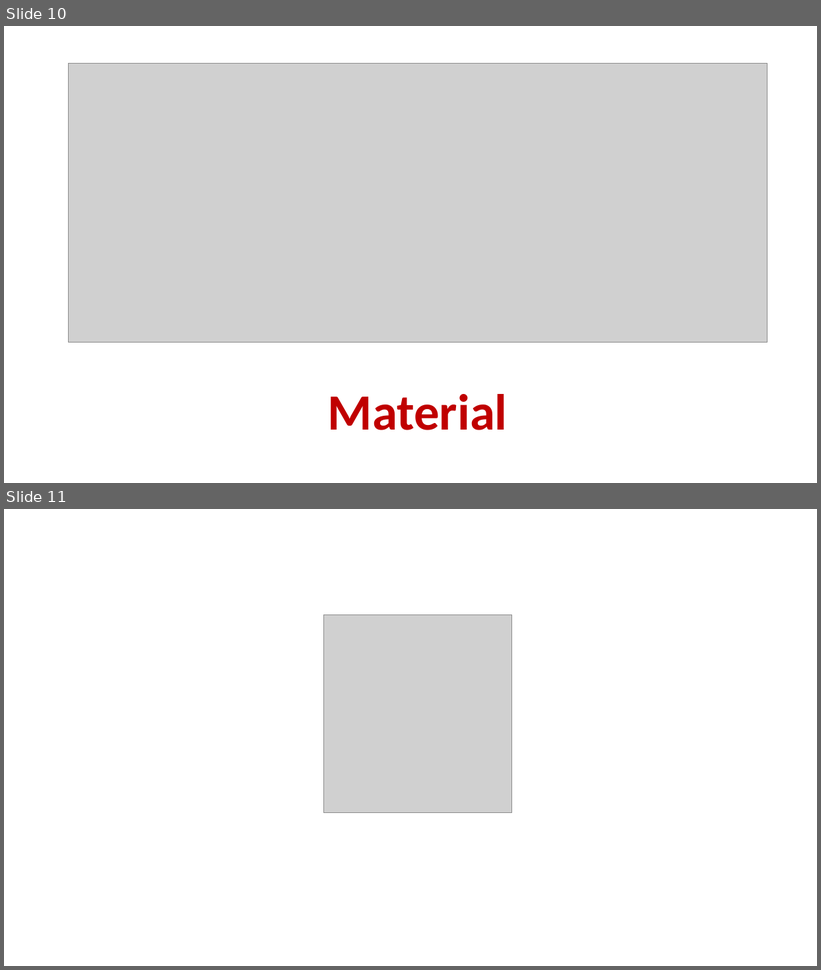
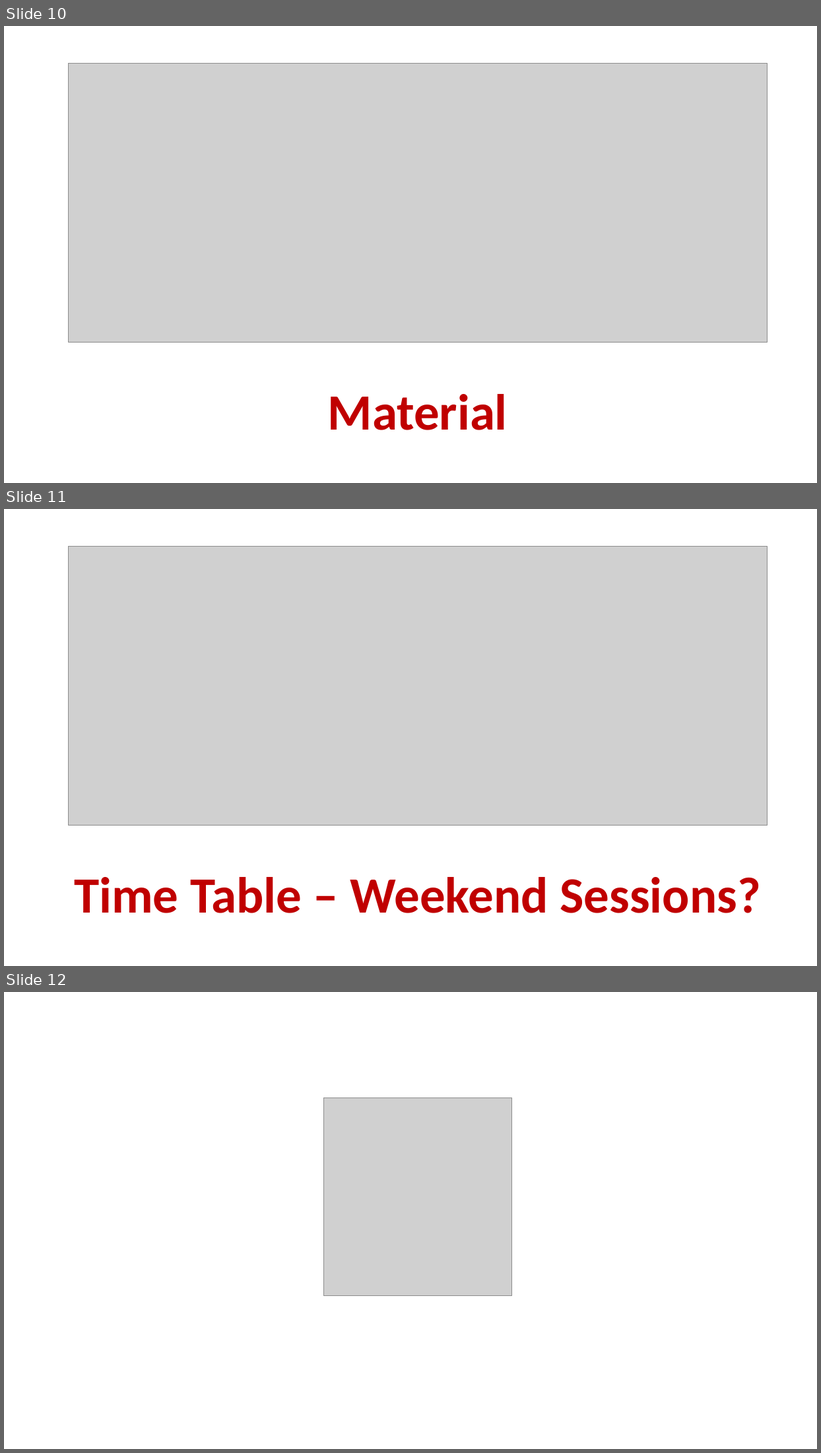
Before and after one commit to stevenschwenke/SoftwareEngineeringCourse, a slide deck: 01_introduction/introduction_slides.pptx. Shown one above the other, each under a label of ours: slides 10 and 11 before the commit, slides 10, 11 and 12 after it. The pictures are 821x970 and 821x1453 pixels, drawn with LibreOffice and Linux fonts; fonts in the diff are those of the drawing; grey boxes stand for pictures. Boxes give left, top, right and bottom in pixels: in the first picture for what was removed or moved away, otherwise in the second. Text is boxed around its words. In the diff, an @@ line names an element or a change of style, - is before the commit and + after.

```diff
--- a/01_introduction/introduction_slides.pptx
+++ b/01_introduction/introduction_slides.pptx
@@ slide 11 added at [4,509,817,966], background #FFFFFF @@
@@ picture added at [68,547,767,826] @@
@@ text added at [74,877,761,914], 60 pt, text #C00000, bold @@
+Time Table – Weekend Sessions?
@@ what was slide 11 is now slide 12 @@
```
Also in this commit, not shown: 2 slides changed, 11 other files.
